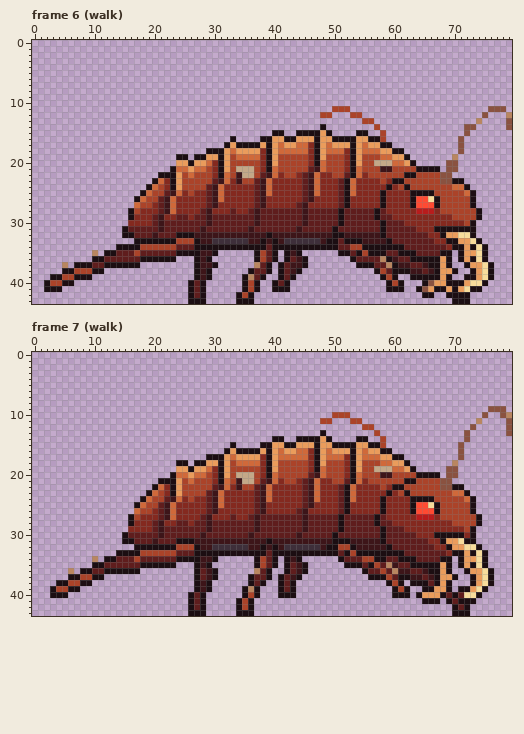
File history of a pixel-art file, assets/source/characters/scatterer/brood/brood-01.ase. This is how it looked before the edit.
80x44 pixels, 16 frames. Shown: frame 6 (walk), frame 7 (walk). The commit also changed other frames, which this record leaves out.
The same view after the edit:
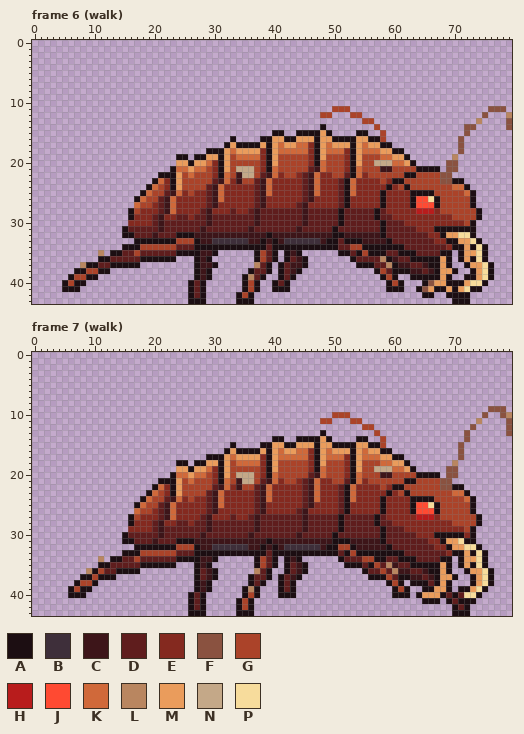
Palette (. is transparent): A #1c0e12  B #3e2f3a  C #3d1519  D #5f1d1d  E #84291f  F #8a5240  G #ab4329  H #b81c1c  J #ff4a32  K #d0693a  L #b98660  M #ea9c5c  N #c4a888  P #f7dc9c
Change:
Changed rows in their new state; - is an unchanged pixel.
Frame 6 (walk):
first column x 2:
34 ------------.
35 --------.L.-A
36 --------.-A--
37 ---.-.L-A-D--
38 ---..AA-G-A--
39 -...AGG-A----
40 ...-GAA------
41 ...AAA-------
Frame 7 (walk):
first column x 3:
33 -----------.
34 -------.L.-A
35 -------.-A--
36 ---.-.LAGDD-
37 ---..AAG-AA-
38 -...AGGA----
39 ...-GAA-----
40 ...AAA------
Boxes around the changes in both pictures, in picture pixels (x1, y1, x2, y2):
changed: (44, 244, 122, 292)
changed: (50, 550, 122, 598)
